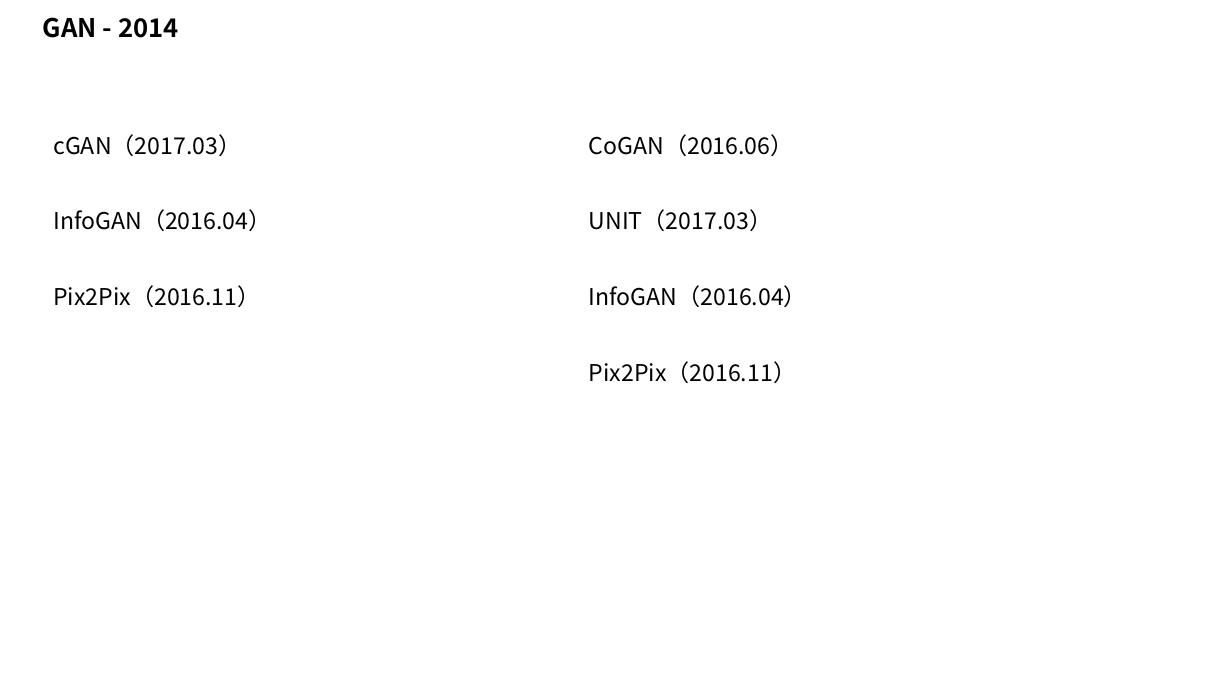
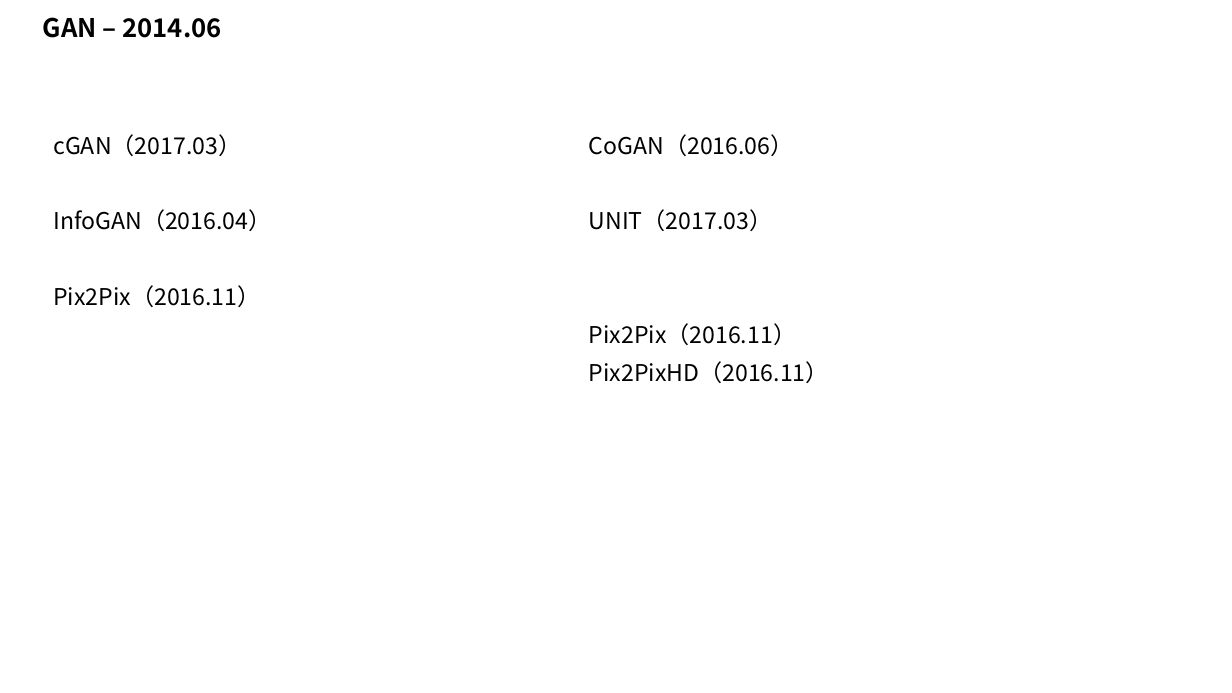
Before and after one commit to taylorguo/GAN_Understanding_Practicing, a slide deck: slide 5 of GAN_Understanding/GANunderstanding.pptx. Drawn at 1232x693 pixels with LibreOffice and Linux fonts; fonts in the diff are those of the drawing. Boxes give left, top, right and bottom in pixels: in the first picture for what was removed or moved away, otherwise in the second. Text is boxed around its words. In the diff, an @@ line names an element or a change of style, - is before the commit and + after.

```diff
--- a/GAN_Understanding/GANunderstanding.pptx
+++ b/GAN_Understanding/GANunderstanding.pptx
@@ text at [43,17,222,38]: text changed @@
-GAN - 2014
+GAN – 2014.06
@@ text at [589,285,807,307]: paragraph removed @@
-InfoGAN（2016.04）
@@ text at [589,361,829,383]: paragraph added @@
+Pix2PixHD（2016.11）
```
Also in this commit, not shown: 9 other slides changed, 4 other files.
